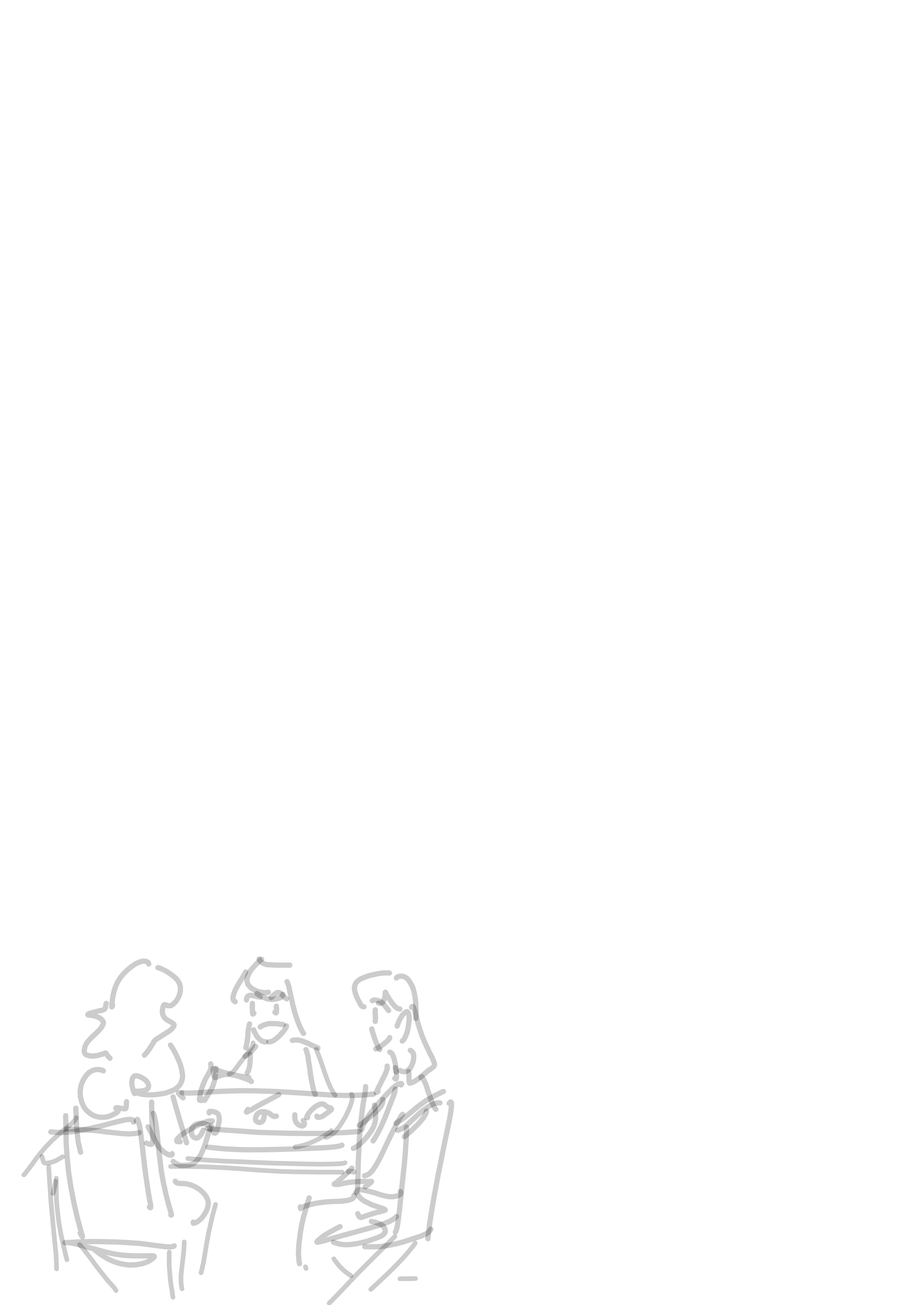
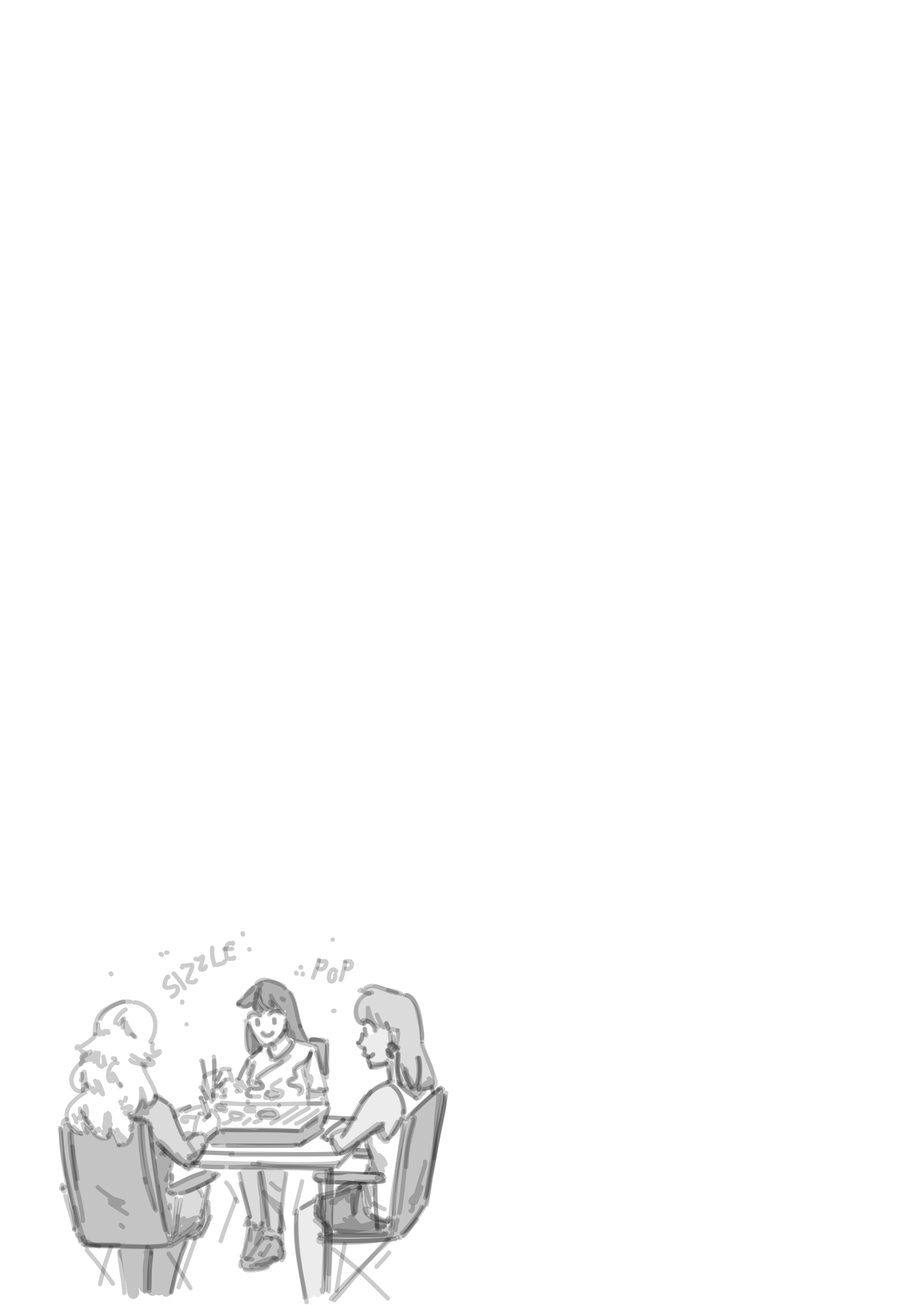
The second 922x1305 image is a revision of the first. Changes to its layers:
added layer "Paint Layer 1" above "Paint Layer 3" over <box>47,930,453,1305</box>
added layer "Paint Layer 3" above "Paint Layer 2" over <box>47,975,453,1305</box>
added layer "Paint Layer 2" (39%) above "Background" over <box>47,975,453,1305</box>
hid "Background", opacity 100% → 20%, painted on it over <box>21,952,455,1305</box>
